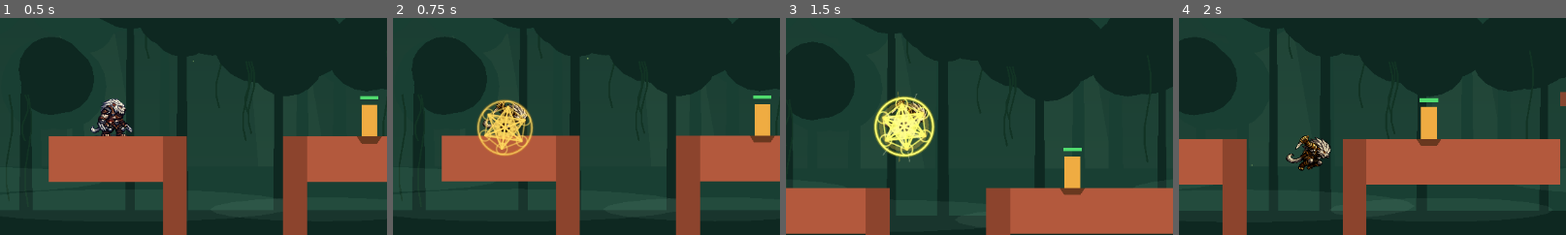
Above: before the commit, frames 1-4 (left to right).
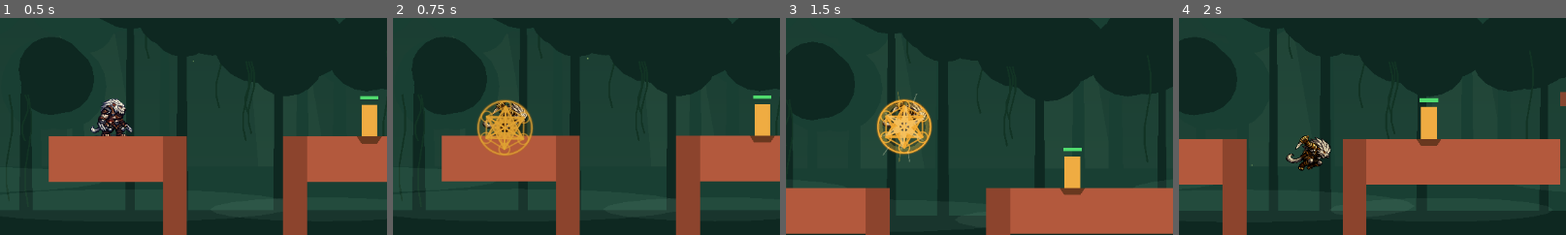
Above: after the commit, the same moments.

Repository: ggonzalez66/ruby1
Game: Godot game, scene res://main.tscn
Two runs of this game, one before a commit and one after it. Both use one fixed random seed, a clock stepped at 60 frames per second and the inputs below.
Inputs:
- Up to frame 1 (0.5 s): no input
- Up to frame 2 (0.75 s): tap Enter at 0.5 s; hold Right (move_right) from 0.53 s (still down); hold A (roar) from 0.53 s (still down); tap C (attack) at 0.6 s
- Up to frame 3 (1.5 s): keep holding Right (move_right); tap X (jump) at 0.77, 1.07 s; release A (roar) at 1.28 s; tap A (roar) at 1.35 s
- Up to frame 4 (2 s): keep holding Right (move_right); tap X (jump) at 1.52, 1.55, 1.82 s
The pictures show only the part of the screen within x 36-85%, y 23-73%; the shares and areas given below are measured in that part.

Frame 1 is identical in both runs. In frame 2, 2.0% of the frame differs, in the area x 21-37%, y 37-64%; in frame 3, 3.2%, in the area x 22-39%, y 36-65%; in frame 4, nothing differs.

Commit message:
Upright instant Metatron aura, air jump after heavy bounce, longer chaser reach
- The Metatron's Cube appears instantly and upright, only spinning
  while the roar is held, in a deeper gold
- Bouncing off an enemy with the heavy aerial ends the sprint state so
  the restored air jump works even when the attack started running
- Chaser enemies attack from outside the roar radius with a longer
  blade, so their swipe can be parried instead of shine-hit

Co-Authored-By: Claude Opus 5.5 <noreply@anthropic.com>

Diff:
--- a/chaser_dummy.gd
+++ b/chaser_dummy.gd
@@ -7,8 +7,9 @@
 @export var max_health := 8
 @export var speed := 150.0
 @export var detect_range := 520.0
-@export var attack_range := 50.0
-@export var attack_reach := 62.0
+# Ataca desde fuera del radio del rugido (46 px) para que se le pueda parrear en vez de golpearlo.
+@export var attack_range := 85.0
+@export var attack_reach := 104.0
 @export var attack_damage := 12
 @export var telegraph_time := 0.32
 @export var swing_time := 0.12
@@ -75,7 +76,8 @@
 	arm.rotation = 0.9
 	visual.add_child(arm)
 	arm.add_child(_poly([Vector2(0, -3), Vector2(14, -3), Vector2(14, 3), Vector2(0, 3)], BAND_COLOR))
-	arm.add_child(_poly([Vector2(14, -5), Vector2(40, -2), Vector2(48, 0), Vector2(40, 2), Vector2(14, 5)], BLADE_COLOR))
+	# Hoja larga: su alcance visual coincide con attack_reach.
+	arm.add_child(_poly([Vector2(14, -6), Vector2(80, -3), Vector2(94, 0), Vector2(80, 3), Vector2(14, 6)], BLADE_COLOR))
 
 	warning_label = Label.new()
 	warning_label.text = "!"
--- a/metatron_cube.gd
+++ b/metatron_cube.gd
@@ -5,8 +5,9 @@
 # desde fuera con rotation / scale / modulate.
 
 @export var outer_radius := 46.0
-@export var line_color := Color(1.0, 0.86, 0.38, 0.85)
-@export var glow_color := Color(1.0, 0.65, 0.12, 0.16)
+# Dorado profundo (menos amarillo).
+@export var line_color := Color(0.88, 0.64, 0.2, 0.9)
+@export var glow_color := Color(0.75, 0.45, 0.08, 0.2)
 @export var line_width := 1.0
 
 func _ready() -> void:
--- a/movimiento.gd
+++ b/movimiento.gd
@@ -1502,16 +1502,16 @@
 		return
 	var delta: float = get_physics_process_delta_time()
 	if roar_explosive_timer > 0.0:
-		# Frames explosivos: el cubo se expande brillante y girando rápido.
+		# Frames explosivos: aparece al instante, derecho y a tamaño completo, con un destello.
 		var progress: float = 1.0 - roar_explosive_timer / roar_explosive_duration
-		roar_aura.scale = Vector2.ONE * lerp(0.45, 1.12, ease(progress, 0.4))
-		roar_aura.modulate = Color(1.5, 1.4, 1.2, 1.0)
-		roar_aura_spin += 7.0 * delta
+		roar_aura.scale = Vector2.ONE
+		roar_aura.modulate = Color(1.0, 1.0, 1.0, 1.0).lerp(Color(1.3, 1.2, 1.05, 1.0), 1.0 - progress)
+		roar_aura_spin = 0.0
 	else:
-		# Aura latente: gira despacio y pulsa; solo devuelve proyectiles.
+		# Aura latente (manteniendo): empieza a girar despacio y pulsa; solo devuelve proyectiles.
 		var pulse: float = sin(Time.get_ticks_msec() / 110.0)
 		roar_aura.scale = Vector2.ONE * (1.0 + 0.035 * pulse)
-		roar_aura.modulate = Color(1.0, 1.0, 1.0, 0.62 + 0.12 * pulse)
+		roar_aura.modulate = Color(1.0, 1.0, 1.0, 0.7 + 0.12 * pulse)
 		roar_aura_spin += 0.9 * delta
 	roar_aura.rotation = roar_aura_spin
 
@@ -2663,6 +2663,9 @@
 		air_jumps_remaining = min(air_jumps_remaining + 1, max_air_jumps)
 
 	_cancel_attack_for_chain()
+	# Sin carrera en el aire: si no, la carrera pisaría el retroceso e ignoraría el salto aéreo.
+	_stop_sprint()
+	long_jump_active = false
 	velocity.x = -facing * charged_air_bounce_back_speed
 	velocity.y = jump_velocity * heavy_bounce_vertical_ratio
 	jump_cut_available = false
